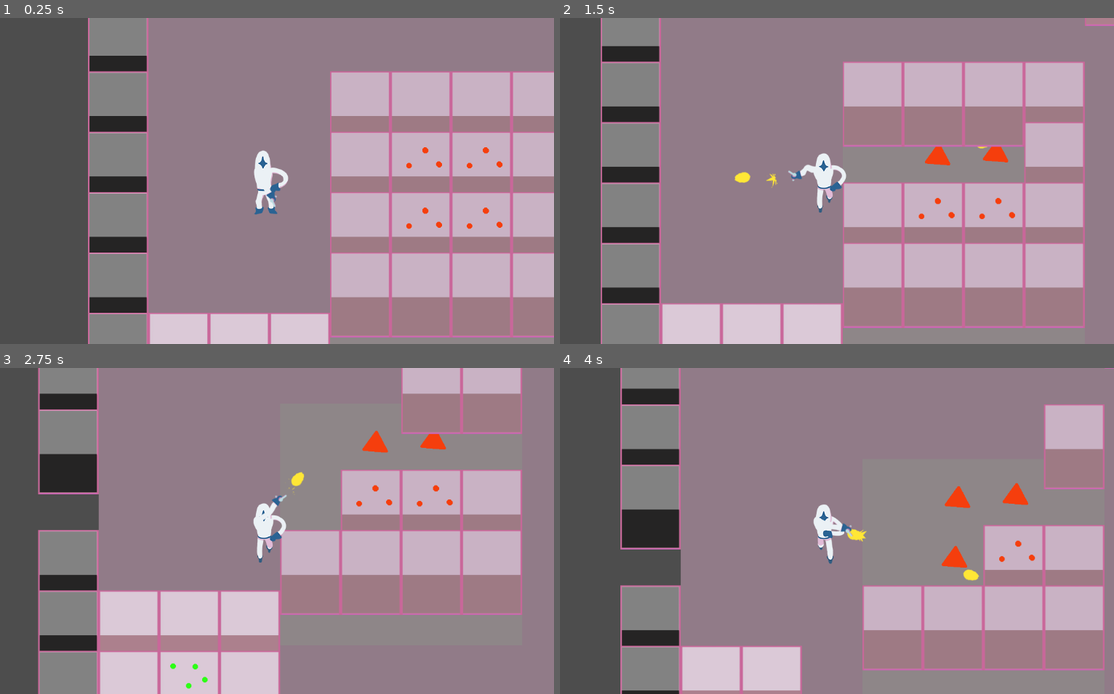
Above: before the commit, frames 1-4 (two rows, left to right).
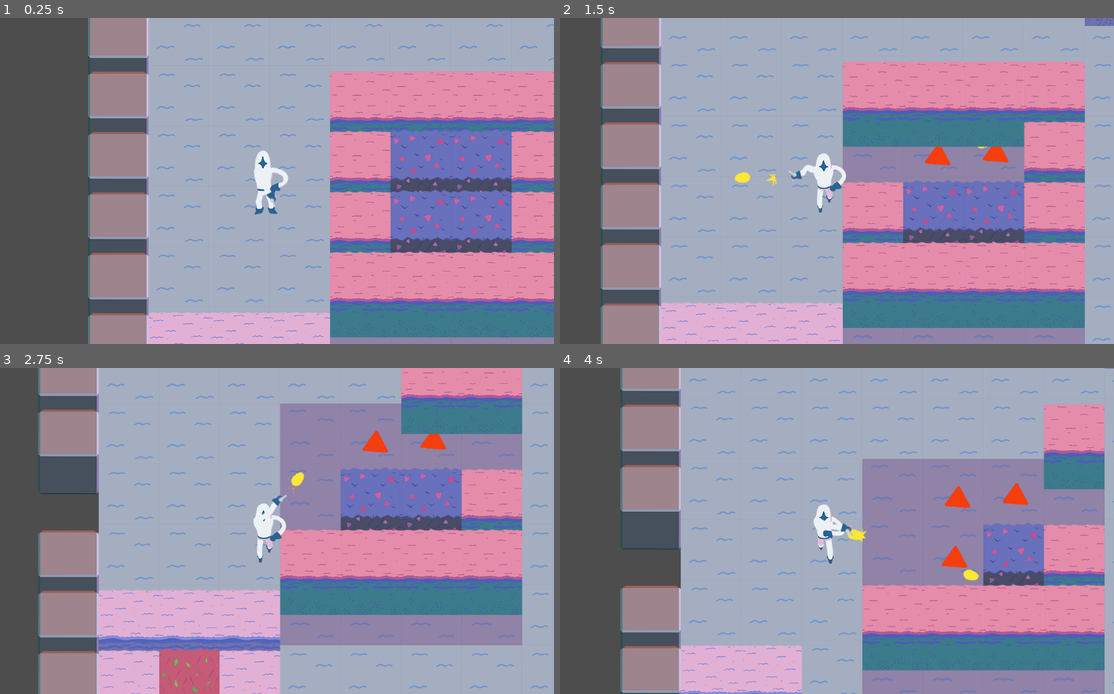
Above: after the commit, the same moments.

Repository: ParisRomane/Scientific_game_jam
Game: Godot game, scene res://scenes/entropy_battle.tscn
The game is run twice, just before and just after one commit, with the same random seed, the same clock (stepped at 60 frames per second) and the same inputs.
Inputs (mouse positions are in pixels of both pictures, inside the frame that each line leads up to):
- Up to frame 1 (0.25 s): no input
- Up to frame 2 (1.5 s): tap Enter at 0.5 s; move the mouse to (953, 164) at 0.52 s; press the mouse at (953, 164) at 0.53 s; hold Right (ui_right) 0.53-1.28 s; move the mouse to (709, 197) at 1.27 s; release the mouse at (709, 197) at 1.28 s; hold Down (ui_down) from 1.28 s (still down); click (709, 197) at 1.35 s
- Up to frame 3 (2.75 s): move the mouse to (321, 459) at 2.02 s; release Down (ui_down) at 2.03 s; press the mouse at (321, 459) at 2.03 s; hold Right (ui_right) from 2.03 s (still down)
- Up to frame 4 (4 s): move the mouse to (792, 596) at 2.77 s; release Right (ui_right) at 2.78 s; release the mouse at (792, 596) at 2.78 s; hold Up (ui_up) 2.78-3.53 s; click (792, 596) at 2.85 s; move the mouse to (997, 579) at 3.52 s; press the mouse at (997, 579) at 3.53 s; hold Left (ui_left) from 3.53 s (still down)

The runs differ from the first frame. In frame 1, 83% of the frame differs, in the area x 15-100%, y 0-100%; in frame 2, 91%, in the area x 7-100%, y 0-100%; in frame 3, 90%; in frame 4, 86%.

Commit message:
Finalisation

Diff:
--- a/scenes/entropy_battle.tscn
+++ b/scenes/entropy_battle.tscn
@@ -7,7 +7,8 @@
 [ext_resource type="PackedScene" uid="uid://bjwbn540qeak0" path="res://scenes/cu.tscn" id="4_ri828"]
 [ext_resource type="PackedScene" uid="uid://c8a5b7bvu76y8" path="res://scenes/mg.tscn" id="5_k8agc"]
 [ext_resource type="PackedScene" uid="uid://cup1f1g7jn15t" path="res://scenes/ni.tscn" id="6_kr6sn"]
-[ext_resource type="AudioStream" uid="uid://tim6clh77f8f" path="res://Assets/son/block_break.mp3" id="8_7lxih"]
+[ext_resource type="AudioStream" uid="uid://ciqrx82mwqtsk" path="res://Assets/son/block_break.mp3" id="8_7lxih"]
+[ext_resource type="AudioStream" uid="uid://cnu8p6y4614cr" path="res://Assets/son/game.mp3" id="9_f67a0"]
 
 [node name="Node2D" type="Node2D"]
 
@@ -67,3 +68,7 @@
 
 [node name="Break" type="AudioStreamPlayer" parent="."]
 stream = ExtResource("8_7lxih")
+
+[node name="AudioStreamPlayer" type="AudioStreamPlayer" parent="."]
+stream = ExtResource("9_f67a0")
+autoplay = true
Binary file changed: assets/Placeholder_tileset_updated.png
Not shown: 1 places in scenes/bullet.tscn that only renumber resources
Not shown: 1 places in scenes/entropy_battle.tscn that only renumber resources
Not shown: 1 places in scenes/player.tscn that only renumber resources
